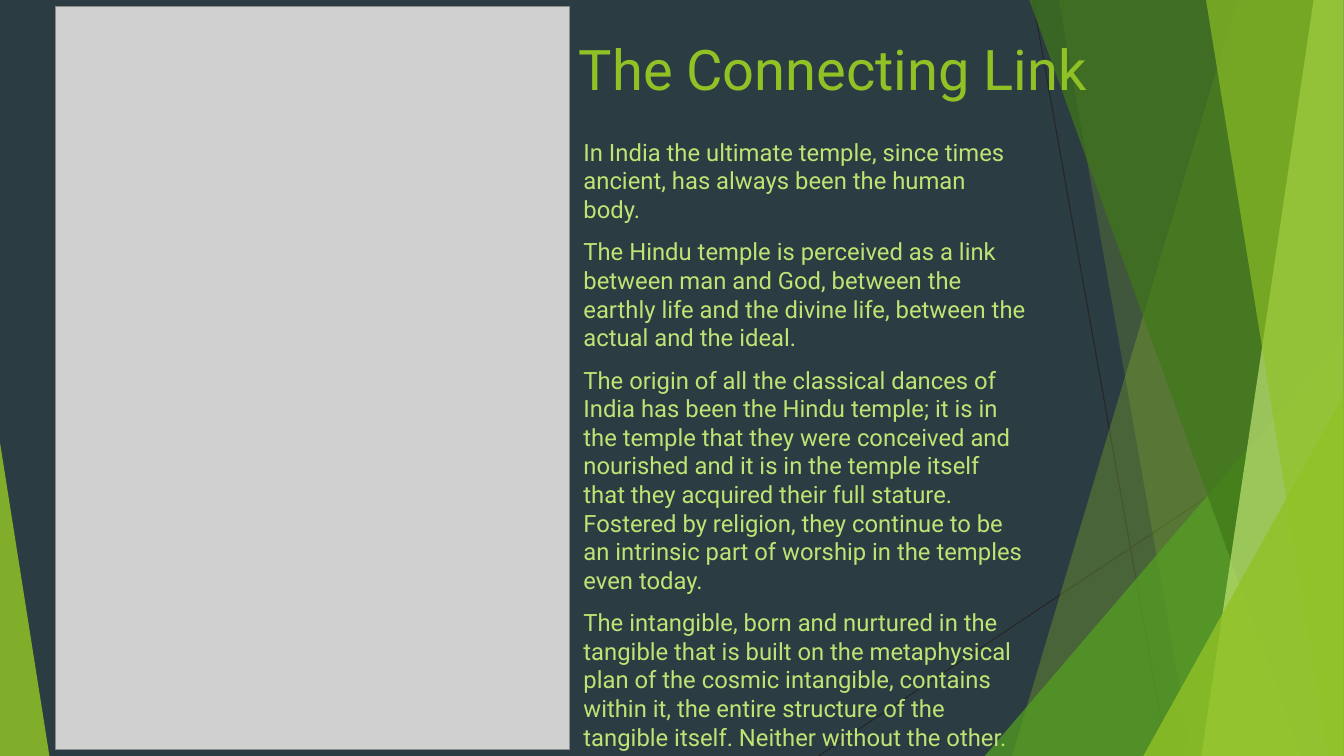
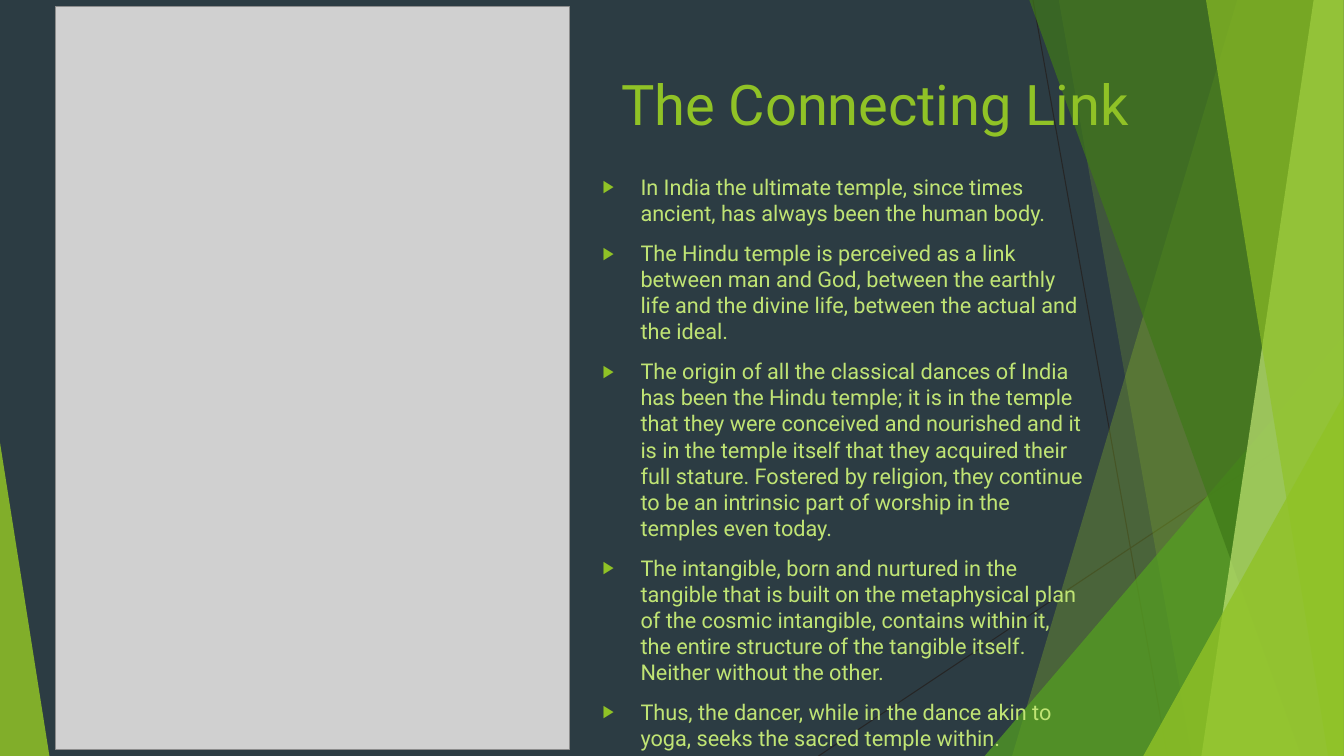
Before and after one commit to Force1ess/PPTAgent, a slide deck: slide 12 of pptagent/templates/default/source.pptx. Drawn at 1344x756 pixels with LibreOffice and Linux fonts; fonts in the diff are those of the drawing; grey boxes stand for pictures. Boxes give left, top, right and bottom in pixels: in the first picture for what was removed or moved away, otherwise in the second. Text is boxed around its words. In the diff, an @@ line names an element or a change of style, - is before the commit and + after.

```diff
--- a/pptagent/templates/default/source.pptx
+++ b/pptagent/templates/default/source.pptx
@@ title "The Connecting Link": place and size @@
-title "The Connecting Link" at [579, 39, 1087, 104]
+title "The Connecting Link" at [621, 73, 1129, 138]
@@ title "The Connecting Link" at [621, 73, 1129, 138]: alignment right to centre; vertical alignment top to middle @@
@@ text "In India the ultimate temple, ...": place and size @@
-text "In India the ultimate temple, ..." at [583, 143, 1026, 751]
+text "In India the ultimate temple, ..." at [641, 178, 1082, 753]
@@ text "In India the ultimate temple, ..." at [641, 178, 1082, 753]: size 17 to 15.5 pt; vertical alignment top to middle @@
```
Also in this commit, not shown: 6 other slides changed, 1 slide removed, 23 other files.
